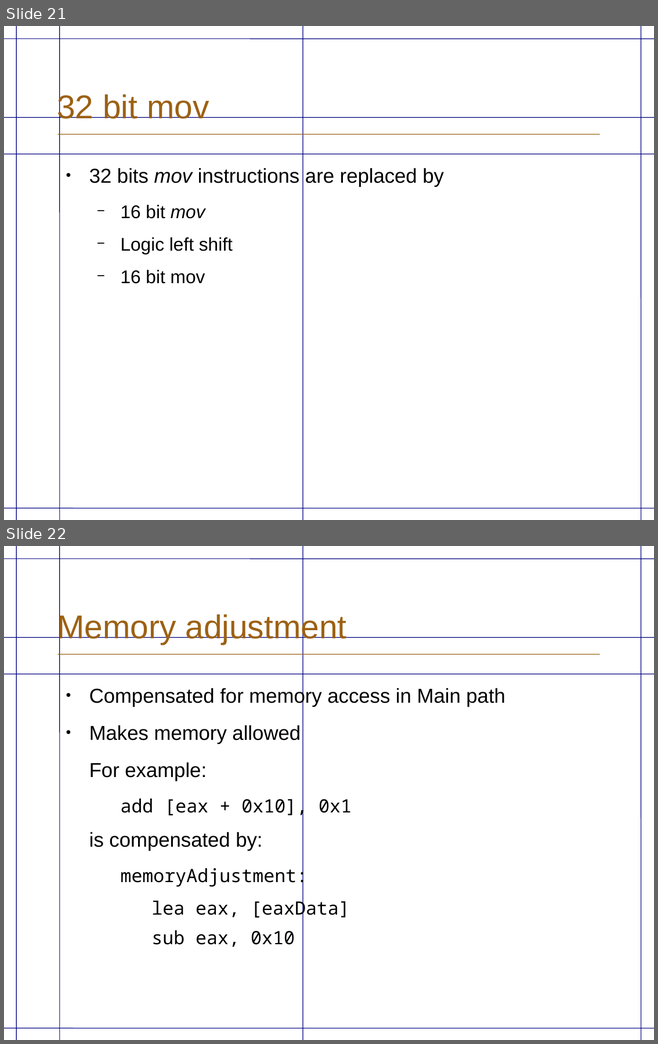
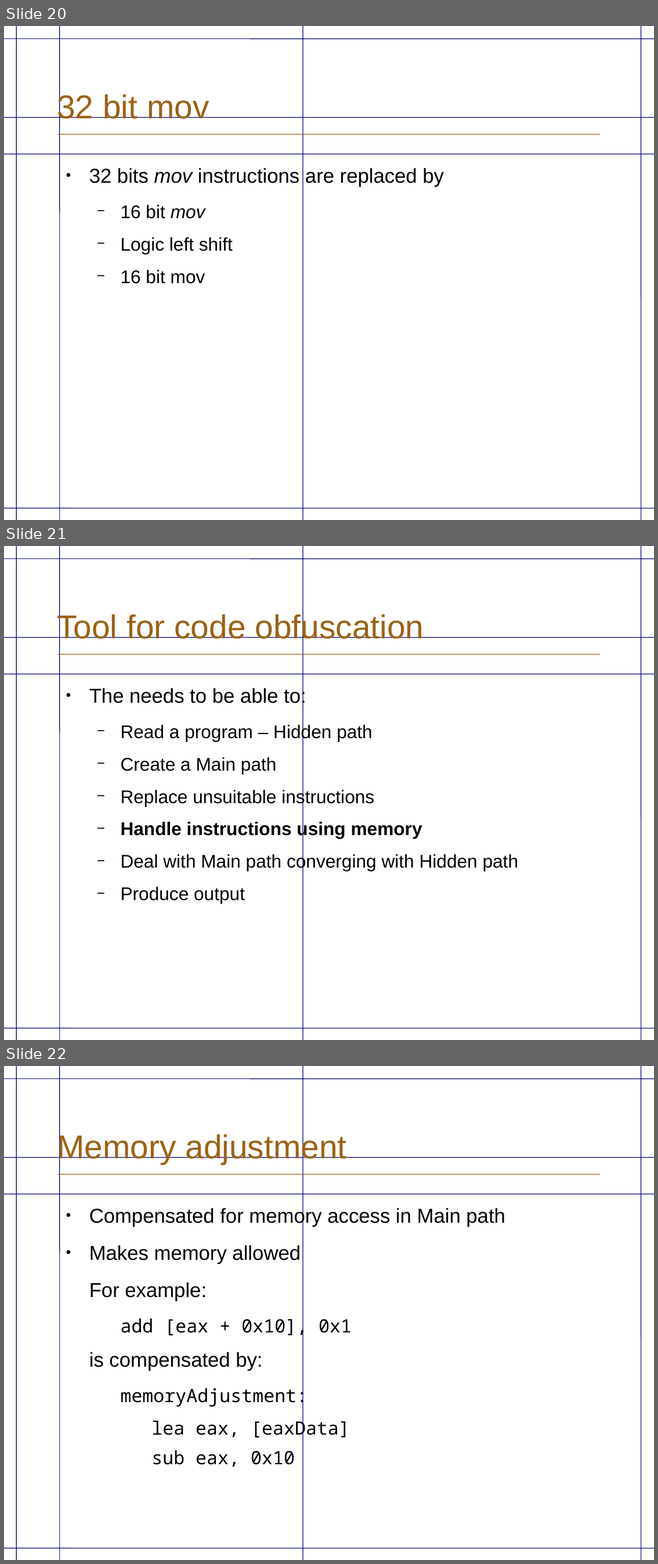
Before and after one commit to eriknylander/exjobb, a slide deck: Presentation/ExjobbPresentation _english.odp. Shown one above the other, each under a label of ours: slides 21 and 22 before the commit, slides 20, 21 and 22 after it. The pictures are 658x1044 and 658x1564 pixels, drawn with LibreOffice and Linux fonts; fonts in the diff are those of the drawing; background and template pictures are left out. Boxes give left, top, right and bottom in pixels: in the first picture for what was removed or moved away, otherwise in the second. Text is boxed around its words. In the diff, an @@ line names an element or a change of style, - is before the commit and + after.

Commit message:
fixed report title and presentation

```diff
--- a/Presentation/ExjobbPresentation _english.odp
+++ b/Presentation/ExjobbPresentation _english.odp
@@ slide 21 added at bbox=[4, 546, 654, 1040], background #FFFFFF; not listed: 9 template elements that a slide beside it also shows @@
@@ title added at bbox=[57, 613, 424, 645], 36 pt, text #9C6114 @@
+Tool for code obfuscation
@@ text added at bbox=[89, 686, 518, 903], 20 pt, text #000000 @@
+● The needs to be able to:
+  − Read a program – Hidden path
+  − Create a Main path
+  − Replace unsuitable instructions
+  − Handle instructions using memory
+  − Deal with Main path converging with Hidden path
+  − Produce output
@@ what was slide 21 is now slide 20 @@
```
Also in this commit, not shown: 11 slides changed, 4 other slides added, 2 slides removed, 2 other files.
